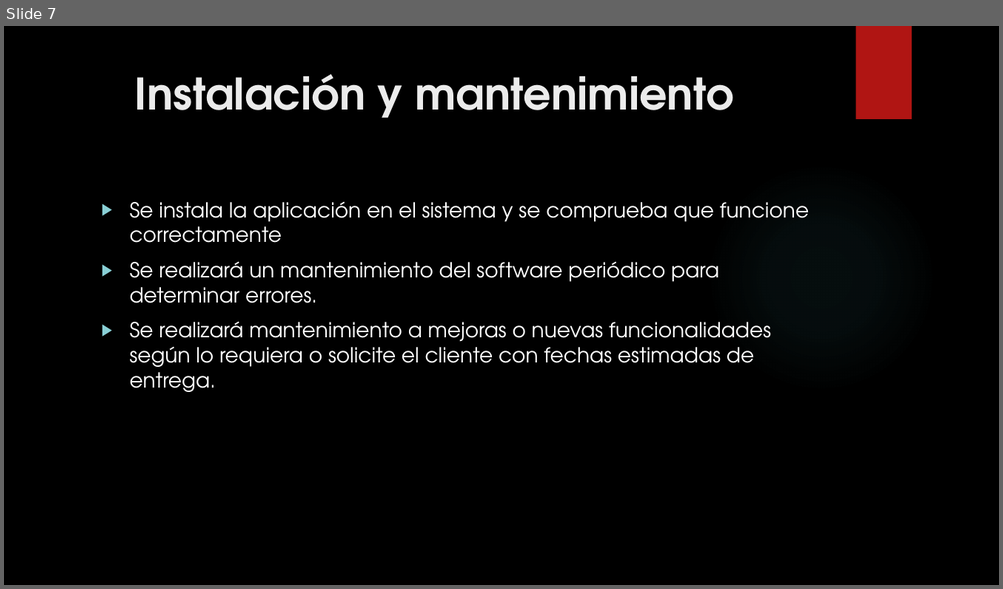
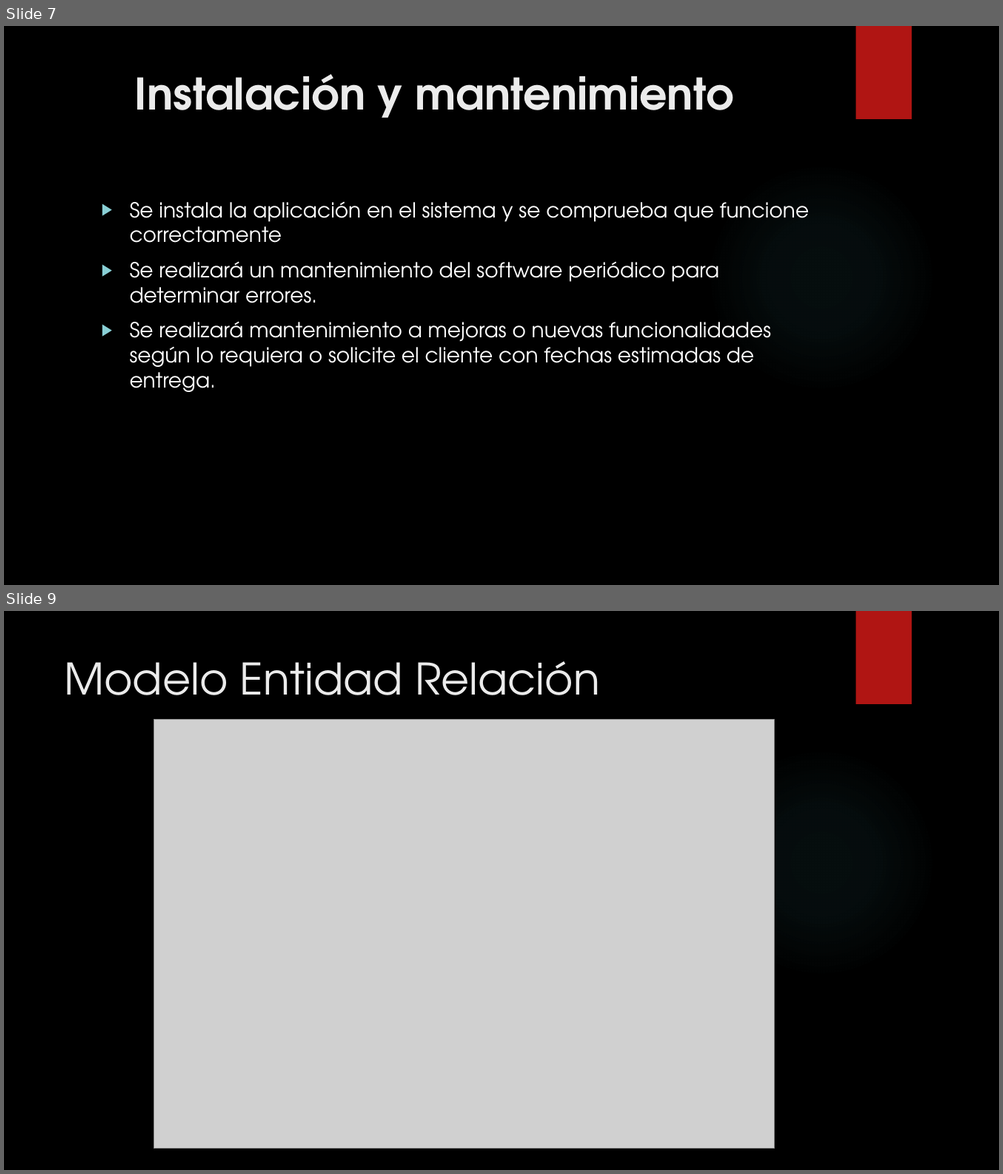
Before and after one commit to JairoVargasGonzalez/Tecno, a slide deck: ProjectoAplicacionesIIReparado/DocumentaciónYVideo/CICLO DE VIDA DEL SOFTWARE.pptx. Shown one above the other, each under a label of ours: slide 7 before the commit, slides 7 and 9 after it; the slides between them are not shown. The pictures are 1003x589 and 1003x1174 pixels, drawn with LibreOffice and Linux fonts; fonts in the diff are those of the drawing; grey boxes stand for pictures; background and template pictures are left out. Boxes give left, top, right and bottom in pixels: in the first picture for what was removed or moved away, otherwise in the second. Text is boxed around its words. In the diff, an @@ line names an element or a change of style, - is before the commit and + after.

```diff
--- a/ProjectoAplicacionesIIReparado/DocumentaciónYVideo/CICLO DE VIDA DEL SOFTWARE.pptx
+++ b/ProjectoAplicacionesIIReparado/DocumentaciónYVideo/CICLO DE VIDA DEL SOFTWARE.pptx
@@ slide 9 added at bbox=[4, 611, 999, 1170], background picture (left out); not listed: 2 template elements that a slide beside it also shows @@
@@ title added at bbox=[64, 661, 600, 695], 42 pt, text #EBEBEB @@
+Modelo Entidad Relación
@@ picture added at bbox=[154, 720, 775, 1149] @@
```
Also in this commit, not shown: 6 slides changed, 5 other slides added, 6 slides removed, 3 other files.
